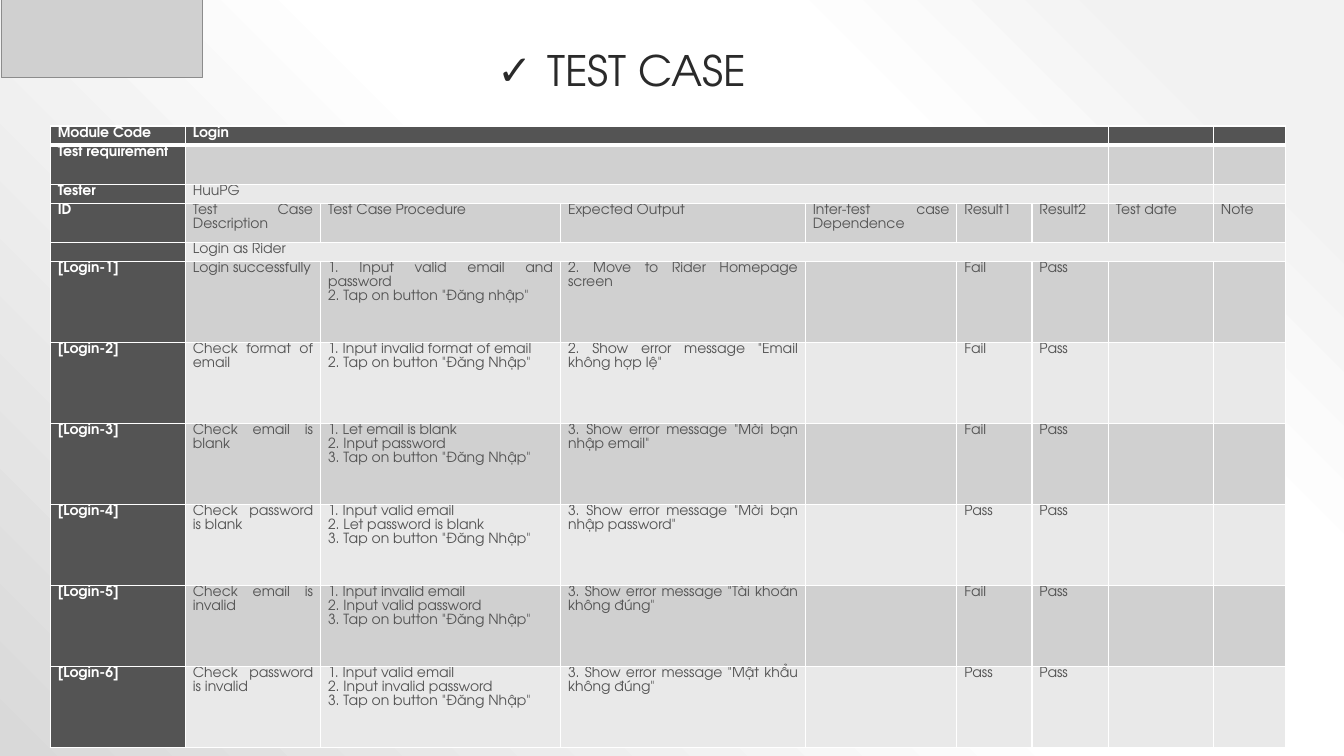
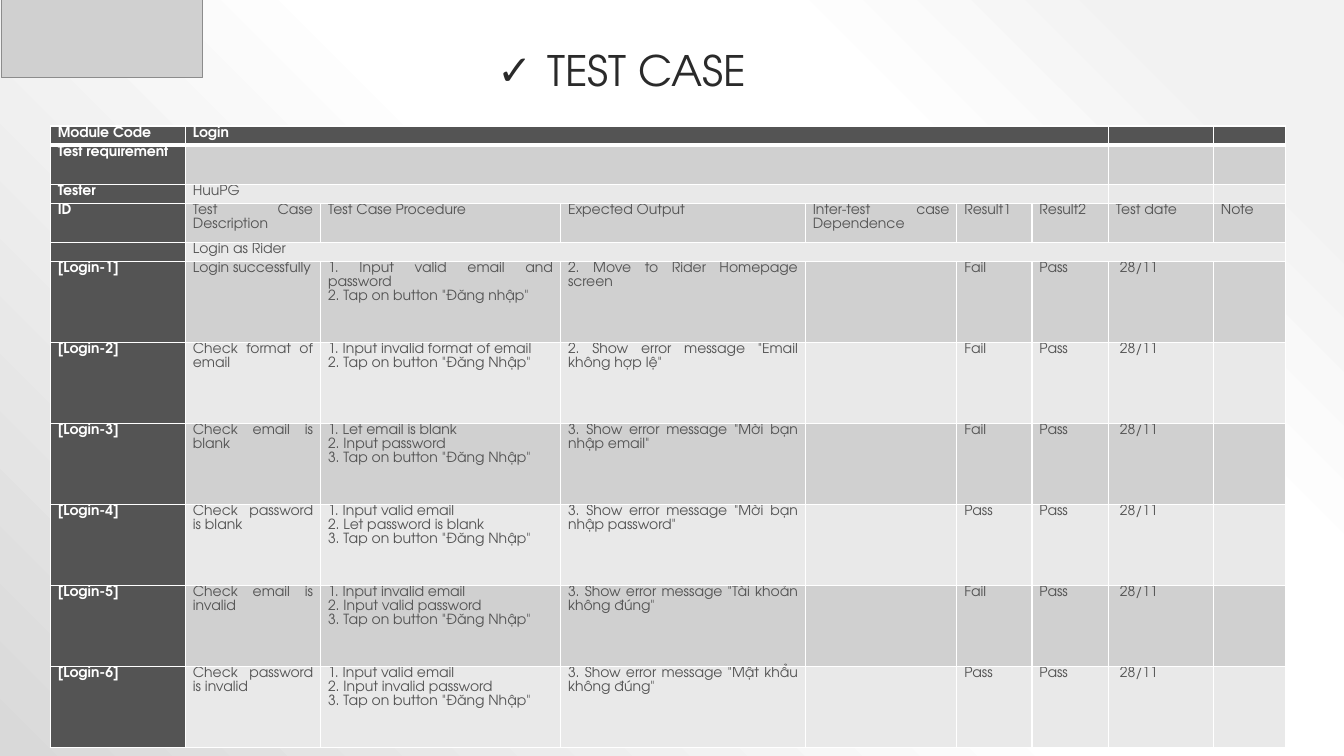
Before and after one commit to sangnvus/2015FALLIS01, a slide deck: slide 35 of Final/F_Taxi_Slide.pptx. Drawn at 1344x756 pixels with LibreOffice and Linux fonts; fonts in the diff are those of the drawing; grey boxes stand for pictures. Boxes give left, top, right and bottom in pixels: in the first picture for what was removed or moved away, otherwise in the second. Text is boxed around its words. In the diff, an @@ line names an element or a change of style, - is before the commit and + after.

```diff
--- a/Final/F_Taxi_Slide.pptx
+++ b/Final/F_Taxi_Slide.pptx
@@ table at (50,126,1285,748) @@
-row 6, column 8: 
+row 6, column 8: 28/11
-row 7, column 8: 
+row 7, column 8: 28/11
-row 8, column 8: 
+row 8, column 8: 28/11
-row 9, column 8: 
+row 9, column 8: 28/11
-row 10, column 8: 
+row 10, column 8: 28/11
-row 11, column 8: 
+row 11, column 8: 28/11
```
Also in this commit, not shown: 4 other slides changed, 1 slide added, 3 slides removed, 2 other files.
